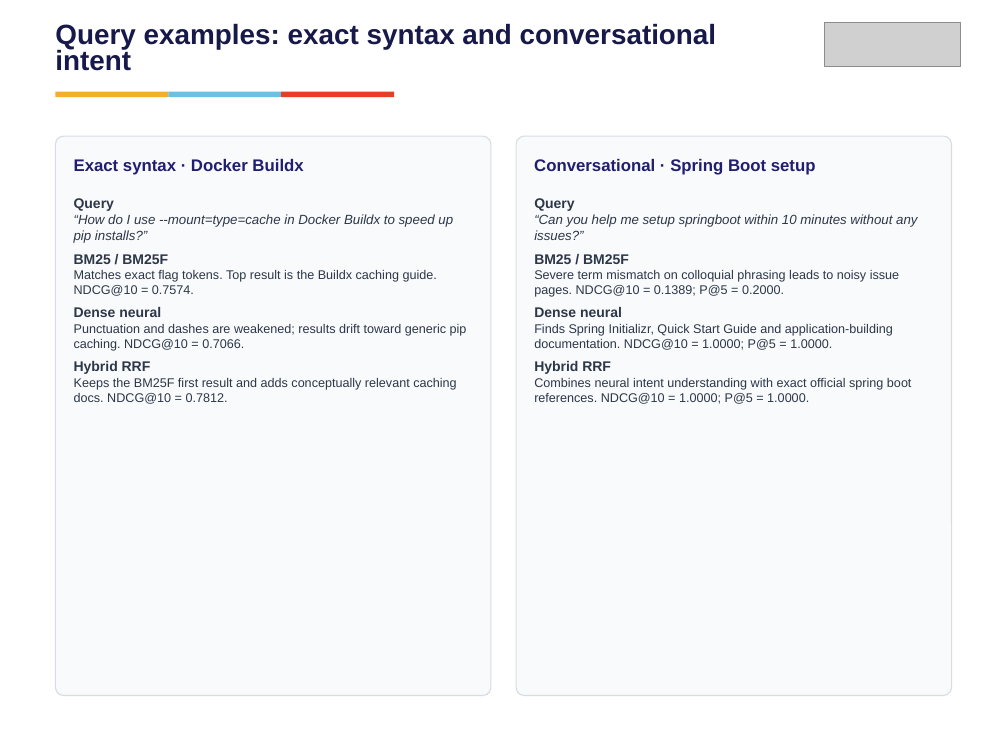
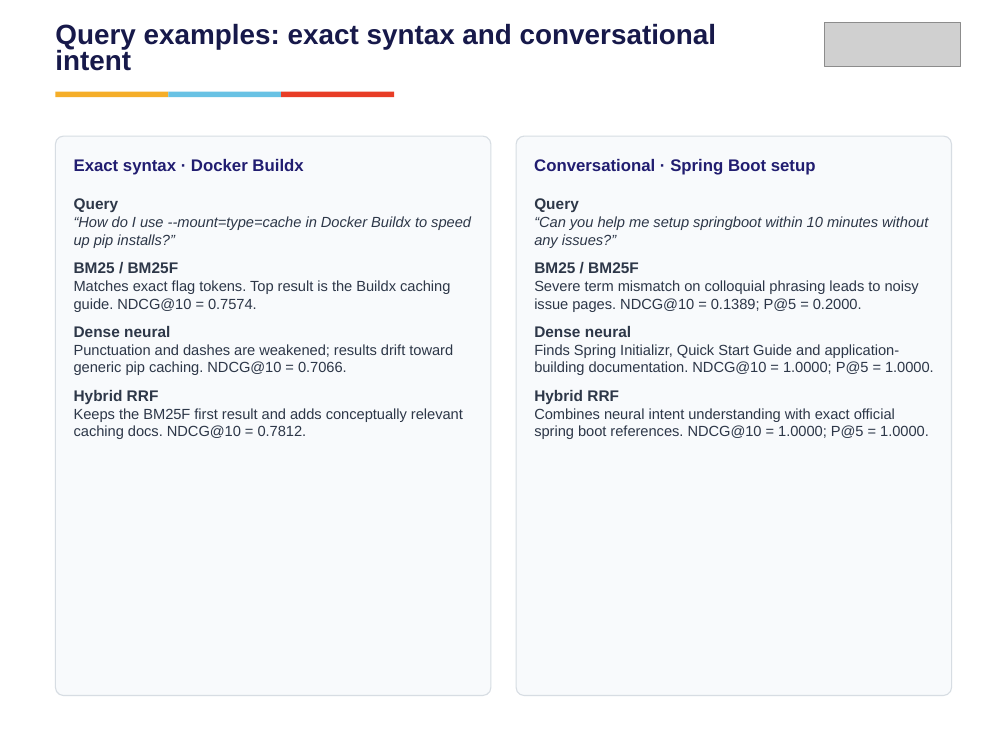
Before and after one commit to vishrutbhushan/ir-benchmark, a slide deck: slide 14 of presentation/IR_Benchmark_Presentation.pptx (slide 13 before the commit). Drawn at 1008x756 pixels with LibreOffice and Linux fonts; fonts in the diff are those of the drawing; grey boxes stand for pictures. Boxes give left, top, right and bottom in pixels: in the first picture for what was removed or moved away, otherwise in the second. Text is boxed around its words. In the diff, an @@ line names an element or a change of style, - is before the commit and + after.

Commit message:
docs & refactor: simplify README, streamline data collection, and update presentation references

```diff
--- a/presentation/IR_Benchmark_Presentation.pptx
+++ b/presentation/IR_Benchmark_Presentation.pptx
@@ text "Query" at [74,198,471,439]: size 10 to 11 pt in "Query", "BM25 / BM25F", "Dense neural", "Hybrid RRF"; size 9.5 to 10.5 pt in "“How do I use --mount=type=cache in Docker ..."; size 9 to 10.5 pt in "Matches exact flag tokens. Top result is ...", "Punctuation and dashes are weakened; results drift ...", "Keeps the BM25F first result and adds ..." @@
@@ text "Query" at [534,198,934,439]: size 10 to 11 pt in "Query", "BM25 / BM25F", "Dense neural", "Hybrid RRF"; size 9.5 to 10.5 pt in "“Can you help me setup springboot within ..."; size 9 to 10.5 pt in "Severe term mismatch on colloquial phrasing leads ...", "Finds Spring Initializr, Quick Start Guide and ...", "Combines neural intent understanding with exact official ..." @@
```
Also in this commit, not shown: 4 other slides changed, 1 slide added, 18 other files.
